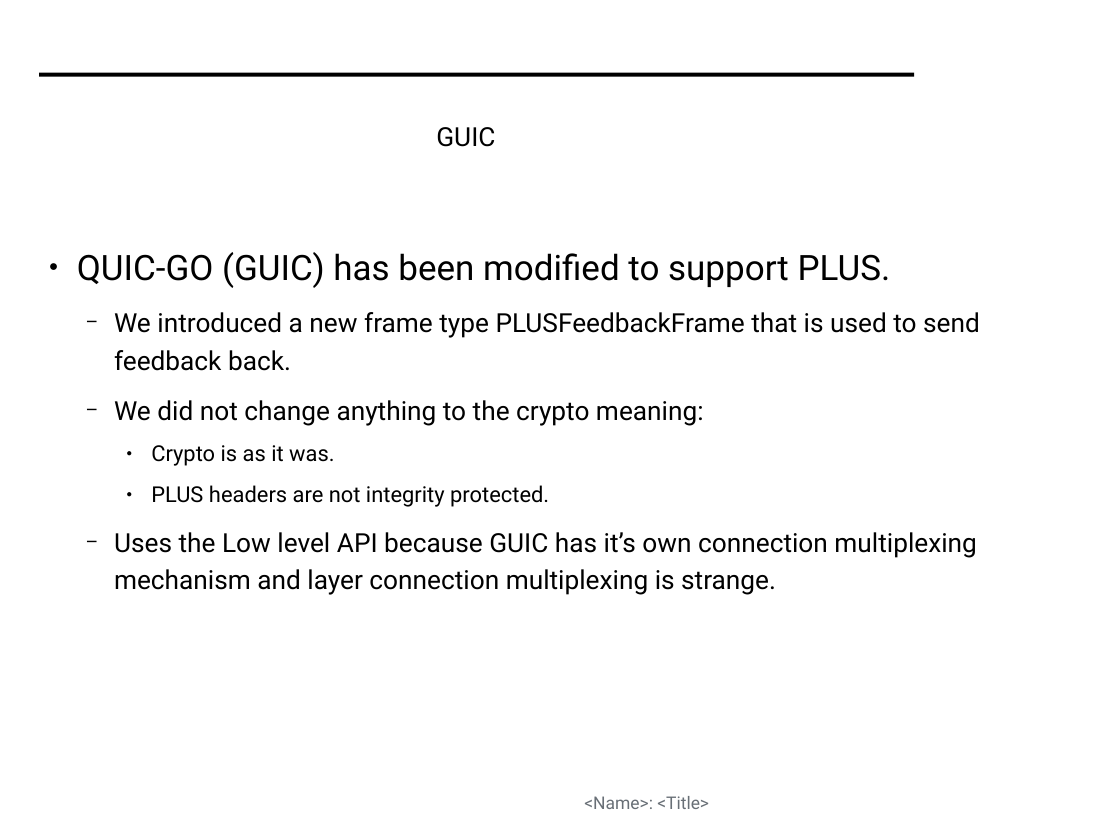
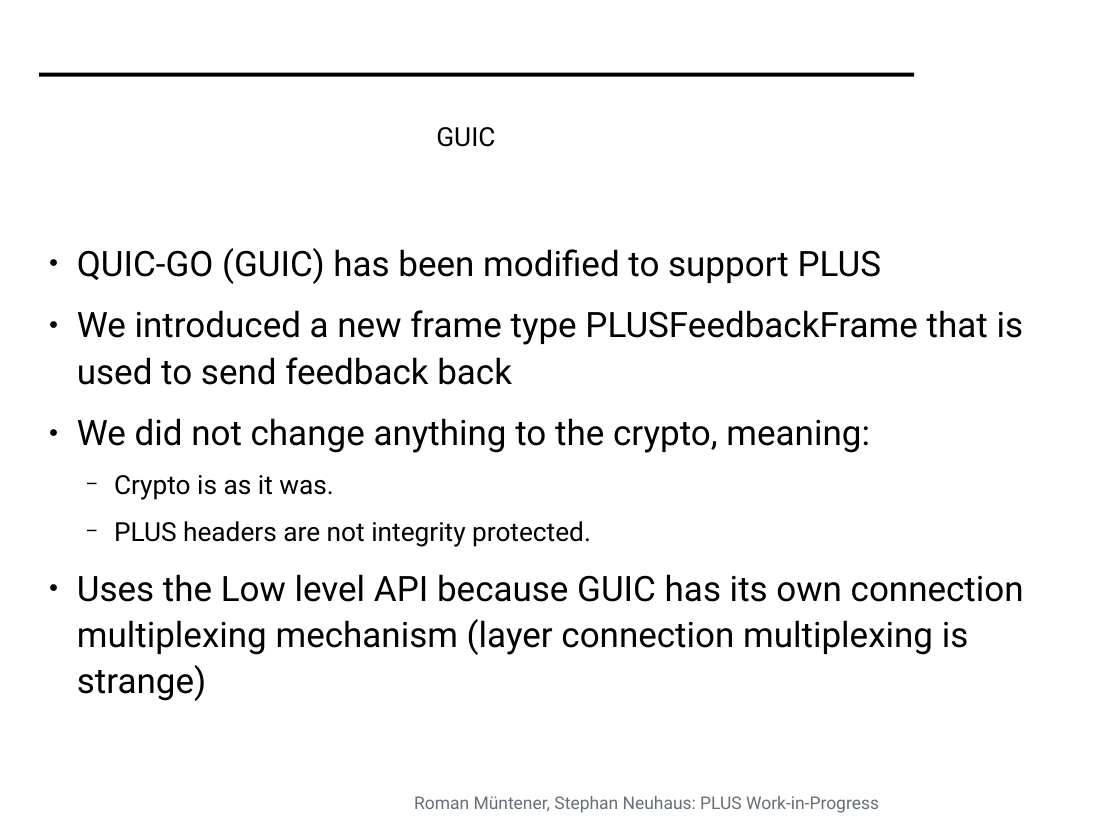
Before and after one commit to mami-project/roadshows, a slide deck: slide 15 of mami-oslo/PLUS_WIP.odp (slide 11 before the commit). Drawn at 1120x840 pixels with LibreOffice and Linux fonts; fonts in the diff are those of the drawing; background and template pictures are left out. Boxes give left, top, right and bottom in pixels: in the first picture for what was removed or moved away, otherwise in the second. Text is boxed around its words. In the diff, an @@ line names an element or a change of style, - is before the commit and + after.

Commit message:
More on PLUS

```diff
--- a/mami-oslo/PLUS_WIP.odp
+++ b/mami-oslo/PLUS_WIP.odp
@@ text at <box>77,248,1024,453</box>: text changed; size 24 to 32 pt @@
-● QUIC-GO (GUIC) has been modified to support PLUS.
-  − We introduced a new frame type PLUSFeedbackFrame that is used to send feedback back.
-  − We did not change anything to the crypto meaning:
+● QUIC-GO (GUIC) has been modified to support PLUS
+● We introduced a new frame type PLUSFeedbackFrame that is used to send feedback back
+● We did not change anything to the crypto, meaning:
@@ text at <box>114,475,591,547</box>: size 20 to 24 pt in "Crypto is as it was.", "PLUS headers are not integrity protected."; bullet ● to −; list level 3 to 2 in "Crypto is as it was."; line spacing 1.2 to 1.1; list level 3 to 2 in "PLUS headers are not integrity ..." @@
@@ text at <box>77,574,1024,701</box>: text changed; size 24 to 32 pt @@
-  − Uses the Low level API because GUIC has it’s own connection multiplexing mechanism and layer connection multiplexing is strange.
+● Uses the Low level API because GUIC has its own connection multiplexing mechanism (layer connection multiplexing is strange)
@@ text at <box>414,796,879,813</box>: text changed @@
-<Name>: <Title>
+Roman Müntener, Stephan Neuhaus: PLUS Work-in-Progress
```
Also in this commit, not shown: 12 other slides changed, 5 slides added, 1 slide removed.
